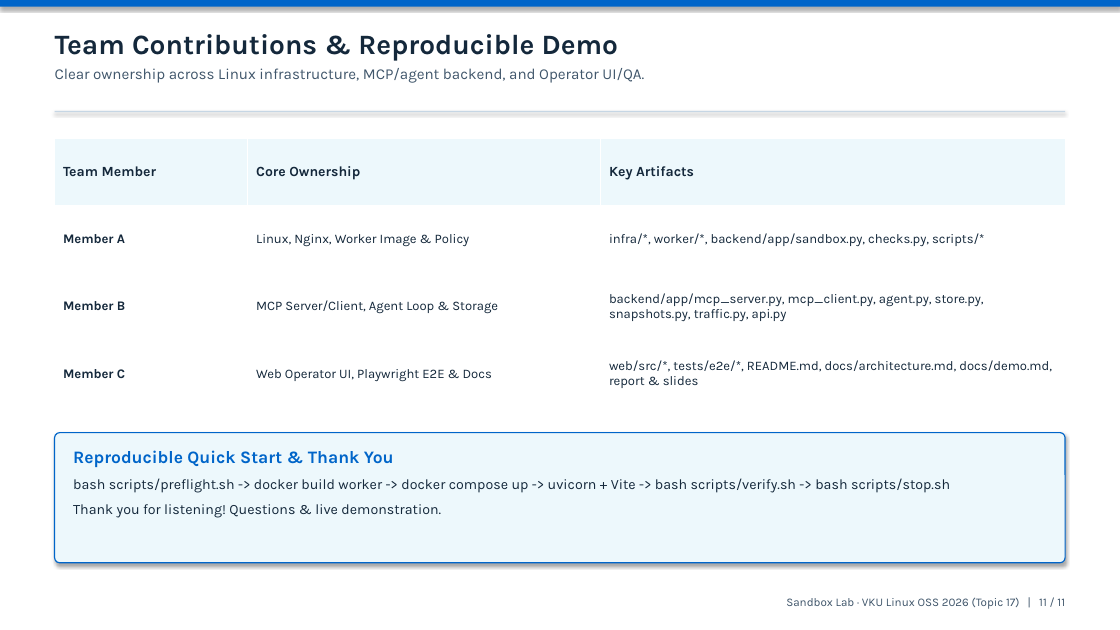
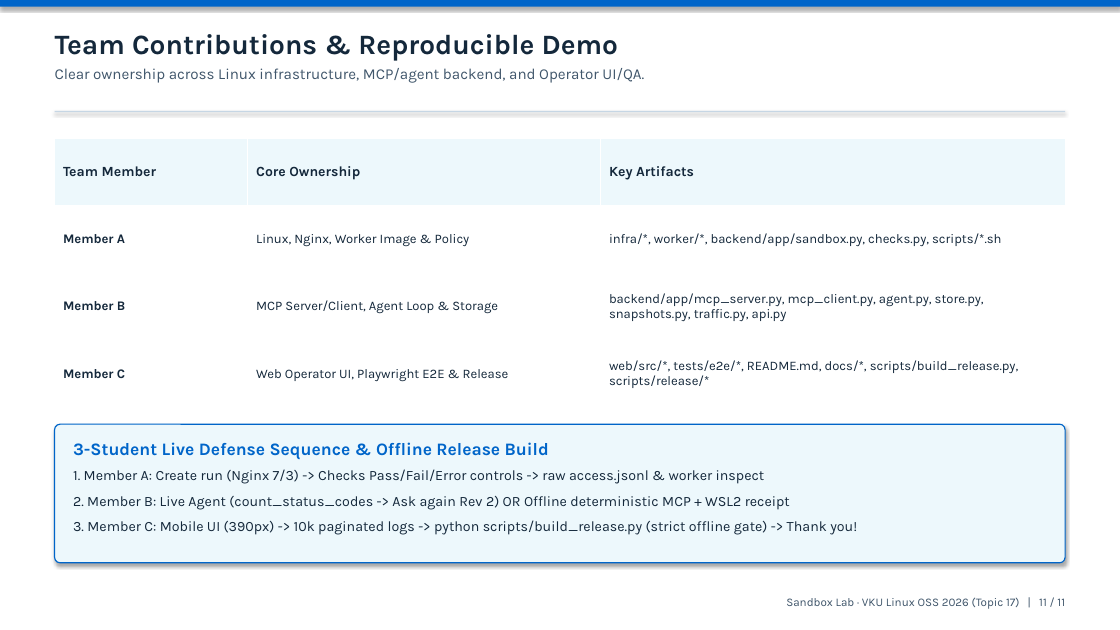
Before and after one commit to Xlinhx/MaNguonMoLinux, a slide deck: slide 11 of deliverables/slides.pptx. Drawn at 1120x630 pixels with LibreOffice and Linux fonts; fonts in the diff are those of the drawing. Boxes give left, top, right and bottom in pixels: in the first picture for what was removed or moved away, otherwise in the second. Text is boxed around its words. In the diff, an @@ line names an element or a change of style, - is before the commit and + after.

```diff
--- a/deliverables/slides.pptx
+++ b/deliverables/slides.pptx
@@ table at box(55, 139, 1065, 408) @@
-row 2, column 3: infra/*, worker/*, backend/app/sandbox.py, checks.py, scripts/*
+row 2, column 3: infra/*, worker/*, backend/app/sandbox.py, checks.py, scripts/*.sh
-row 4, column 2: Web Operator UI, Playwright E2E & Docs
+row 4, column 2: Web Operator UI, Playwright E2E & Release
-row 4, column 3: web/src/*, tests/e2e/*, README.md, docs/architecture.md, docs/demo.md, report & slides
+row 4, column 3: web/src/*, tests/e2e/*, README.md, docs/*, scripts/build_release.py, scripts/release/*
@@ rounded rectangle: place and size @@
-rounded rectangle at box(55, 433, 1065, 563)
+rounded rectangle at box(55, 424, 1065, 563)
@@ text at box(73, 442, 857, 535): text changed @@
-Reproducible Quick Start & Thank You
-bash scripts/preflight.sh -> docker build worker -> docker compose up -> uvicorn + Vite -> bash scripts/verify.sh -> bash scripts/stop.sh
-Thank you for listening! Questions & live demonstration.
+3-Student Live Defense Sequence & Offline Release Build
+1. Member A: Create run (Nginx 7/3) -> Checks Pass/Fail/Error controls -> raw access.jsonl & worker inspect
+2. Member B: Live Agent (count_status_codes -> Ask again Rev 2) OR Offline deterministic MCP + WSL2 receipt
+3. Member C: Mobile UI (390px) -> 10k paginated logs -> python scripts/build_release.py (strict offline gate) -> Thank you!
```
Also in this commit, not shown: 7 other slides changed, 27 other files.
